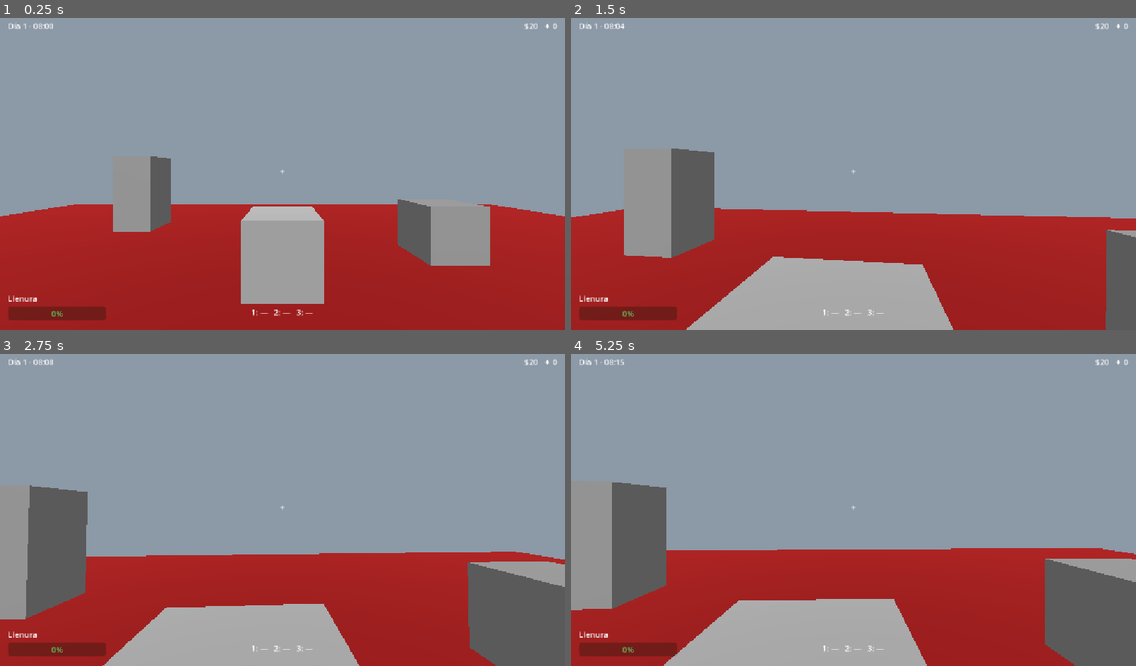
Above: before the commit, frames 1-4 (two rows, left to right).
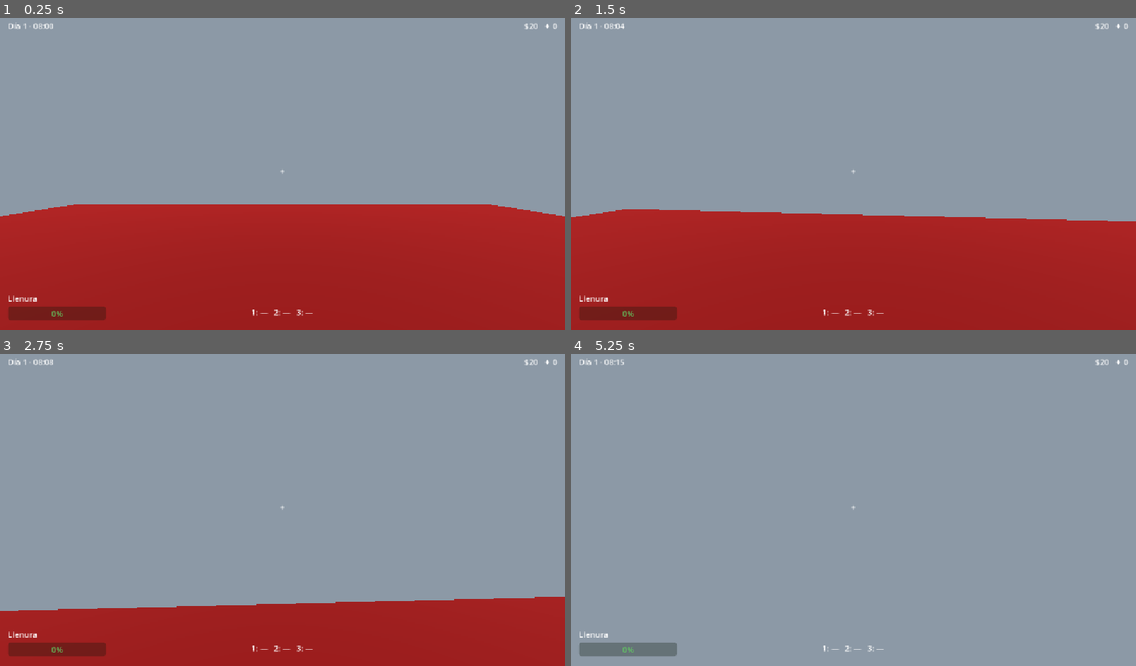
Above: after the commit, the same moments.

Repository: Hykev/game_dev_snacks
Game: Godot game, scene res://scenes/world/test_room.tscn
Two runs of this game, one before a commit and one after it. Both use one fixed random seed, a clock stepped at 60 frames per second and the inputs below.
Inputs (mouse positions are in pixels of both pictures, inside the frame that each line leads up to):
- Up to frame 1 (0.25 s): no input
- Up to frame 2 (1.5 s): tap Enter at 0.5 s; move the mouse to (881, 170) at 0.52 s; hold Space (eat) 0.53-1.28 s; hold W (move_forward) from 0.53 s (still down); tap E (interact) at 0.8, 1.35 s; move the mouse to (825, 174) at 1.27 s
- Up to frame 3 (2.75 s): keep holding W (move_forward); tap Space (eat) at 1.55 s; move the mouse to (293, 500) at 2.02 s; hold Space (eat) from 2.03 s (still down); tap E (interact) at 2.3 s
- Up to frame 4 (5.25 s): keep holding W (move_forward); move the mouse to (847, 513) at 2.77 s; release Space (eat) at 2.78 s; click (847, 513) at 2.85 s; tap Space (eat) at 3.05, 4.55 s; move the mouse to (893, 510) at 3.52 s; hold E (interact) 3.53-4.28 s; move the mouse to (808, 503) at 4.27 s; tap 1 (slot_1) at 4.35 s; move the mouse to (859, 506) at 5.02 s; hold E (interact) from 5.03 s (still down); tap 2 (slot_2) at 5.1 s

The runs differ from the first frame. In frame 1, 8.9% of the frame differs, in the area x 20-87%, y 44-92%; in frame 2, 14%; in frame 3, 27%; in frame 4, 37%, in the area x 0-100%, y 41-100%.

Commit message:
Ajustes: cuarto limpio, lugares fijos al levantarse, digestión lenta y mesa sin límite
- test_room: quita DebugCube y los bloques de prueba; piso con Material
  Override.
- Mesa, baño y cama con Marker3D: el jugador se levanta siempre en el mismo
  lugar, se sienta en el inodoro y despierta junto a la cama (DayCycle).
- Digestión pasiva −1 cada 30 min de juego; dormir ya no vacía la llenura.
- Desmayo: compra absurda al azar en vez de la pizza.
- Mesa sin límite de snacks colocados; el límite de 2 abiertos cuenta solo
  los que están sobre la mesa.
- Baño con el estómago vacío: se queda sentado hasta Q.
- GDD y docs/pendientes.md actualizados.

Co-Authored-By: Claude Opus 5.5 <noreply@anthropic.com>

Diff:
--- a/vending-machine-game/autoload/event_bus.gd
+++ b/vending-machine-game/autoload/event_bus.gd
@@ -87,9 +87,10 @@
 @warning_ignore("unused_signal")
 signal fullness_changed(current: float, maximum: float)
 
-## El inodoro pide que el jugador se siente (modo BAÑO).
+## El inodoro pide que el jugador se siente (modo BAÑO): `sit_point` es
+## dónde queda sentado y `stand_point` dónde queda al levantarse.
 @warning_ignore("unused_signal")
-signal toilet_sit_requested()
+signal toilet_sit_requested(sit_point: Node3D, stand_point: Node3D)
 
 ## El inodoro terminó de vaciar la llenura; el jugador se levanta solo.
 @warning_ignore("unused_signal")
@@ -146,10 +147,16 @@
 
 # --- Jugador y estaciones ---
 
-## La mesa pide que el jugador se siente y le pasa su cámara fija. La mesa
-## no toca al jugador: el jugador decide cómo cambiar de modo.
+## La mesa pide que el jugador se siente y le pasa su cámara fija y el punto
+## donde debe quedar al levantarse. La mesa no toca al jugador: el jugador
+## decide cómo cambiar de modo.
 @warning_ignore("unused_signal")
-signal table_sit_requested(view_camera: Camera3D)
+signal table_sit_requested(view_camera: Camera3D, stand_point: Node3D)
+
+## Pide colocar al jugador en `point` (posición y hacia dónde mira). Lo usa
+## DayCycle para despertar junto a la cama.
+@warning_ignore("unused_signal")
+signal player_place_requested(point: Node3D)
 
 ## El jugador cambió de modo. `mode` es un valor de Player.Mode (WALK,
 ## TABLE, PANEL…). El HUD lo usa para ocultar el punto de mira y la mesa
--- a/vending-machine-game/autoload/game_state.gd
+++ b/vending-machine-game/autoload/game_state.gd
@@ -24,9 +24,10 @@
 const MAX_TABLE_TAZOS := 8
 # Llenura máxima (GDD 5.4). La subirá la mejora «Estómago Elástico».
 const MAX_FULLNESS := 100.0
-# Digestión pasiva: −1 de llenura cada 10 min de juego (GDD 5.4). La
+# Digestión pasiva: −1 de llenura cada 30 min de juego (GDD 5.4), lenta a
+# propósito para dejar margen de mejora. La
 # mejorará «Metabolismo de Colibrí».
-const DIGESTION_PER_GAME_MINUTE := 0.1
+const DIGESTION_PER_GAME_MINUTE := 1.0 / 30.0
 # Parte del efectivo que se pierde al desmayarse a las 02:00 (GDD 4).
 const FAINT_MONEY_LOSS := 0.10
 
@@ -127,13 +128,12 @@
 
 
 ## Empieza el día siguiente: avanza el número de día, reinicia las cifras,
-## repone la máquina (GDD 4: a las 08:00) y vacía el estómago (6 horas de
-## digestión durante la noche).
+## y repone la máquina (GDD 4: a las 08:00). La llenura se conserva: dormir
+## no vacía el estómago (hay que ir al baño).
 func start_next_day() -> void:
 	_day += 1
 	_reset_day_stats()
 	restock_machine()
-	_set_fullness(0.0)
 
 
 ## GDD 4: a las 02:00 se desmaya y pierde el 10 % del efectivo «por la
--- a/vending-machine-game/scenes/eating/eating_station.gd
+++ b/vending-machine-game/scenes/eating/eating_station.gd
@@ -26,9 +26,9 @@
 # Distancia (m) del cursor al centro de una ficha para considerarla señalada.
 # Un poco más que su radio (0.06) para que sea fácil apuntarle.
 const TAZO_PICK_RADIUS := 0.08
-# TEMPORAL: snacks colocados a la vez; cuida el presupuesto de física
-# (~6 cuerpos). Los dos límites los calculará Stats (Mesa Extensible).
-const MAX_SNACKS_ON_TABLE := 4
+# Snacks ABIERTOS a la vez sobre la mesa (GDD 5.3). Los que se cayeron al
+# piso o están en el inventario no cuentan. Lo subirá «Mesa Extensible».
+# No hay límite de snacks colocados: tirarlos de la mesa es parte del chiste.
 const MAX_OPEN_SNACKS := 2
 # Altura (sobre la zona) desde la que caen los snacks al colocarlos.
 const DROP_HEIGHT := 0.35
@@ -37,6 +37,8 @@
 
 @onready var _seat_interactable: Interactable = %SeatInteractable
 @onready var _view_camera: Camera3D = %ViewCamera
+# Dónde queda el jugador al levantarse (siempre el mismo lugar).
+@onready var _stand_point: Marker3D = %StandPoint
 @onready var _grab_controller: GrabController = %GrabController
 @onready var _eat_zone: TableZone = %EatZone
 @onready var _tazo_zone: TableZone = %TazoZone
@@ -117,7 +119,7 @@
 
 
 func _on_seat_interacted(_by: Node) -> void:
-	EventBus.table_sit_requested.emit(_view_camera)
+	EventBus.table_sit_requested.emit(_view_camera, _stand_point)
 
 
 func _on_player_mode_changed(mode: int) -> void:
@@ -221,12 +223,9 @@
 
 
 ## Saca un snack del espacio `slot_index` y lo suelta en la zona de comer.
-## Primero revisa que haya lugar en la mesa (y, si viene abierto, que no se
-## pase el límite de abiertos), para no sacarlo del inventario y luego no
-## poder ponerlo.
+## Si viene abierto, primero revisa el límite de abiertos en la mesa, para
+## no sacarlo del inventario y luego no poder ponerlo.
 func _place_snack_from_slot(slot_index: int) -> void:
-	if _snacks_root.get_child_count() >= MAX_SNACKS_ON_TABLE:
-		return
 	if GameState.is_slot_opened(slot_index) and _get_open_snacks().size() >= MAX_OPEN_SNACKS:
 		return
 	var taken := GameState.take_snack(slot_index)
@@ -261,13 +260,16 @@
 	return null
 
 
+## Snacks abiertos que están SOBRE la mesa (los del piso no cuentan para
+## el límite de abiertos).
 func _get_open_snacks() -> Array[SnackBody]:
 	var result: Array[SnackBody] = []
 	for child in _snacks_root.get_children():
 		var body := child as SnackBody
 		# queue_free() borra al final del frame: un snack recién terminado
 		# sigue en el árbol unos instantes y no debe contar como abierto.
-		if body != null and body.is_open and not body.is_queued_for_deletion():
+		if body != null and body.is_open and body.is_on_table \
+				and not body.is_queued_for_deletion():
 			result.append(body)
 	return result
 
--- a/vending-machine-game/scenes/eating/eating_station.tscn
+++ b/vending-machine-game/scenes/eating/eating_station.tscn
@@ -87,6 +87,10 @@
 [node name="Snacks" type="Node3D" parent="."]
 unique_name_in_owner = true
 
+[node name="StandPoint" type="Marker3D" parent="."]
+unique_name_in_owner = true
+transform = Transform3D(1, 0, 0, 0, 1, 0, 0, 0, 1, 0, 0, 1.55)
+
 [node name="TableSurface" type="Area3D" parent="."]
 unique_name_in_owner = true
 transform = Transform3D(1, 0, 0, 0, 1, 0, 0, 0, 1, 0, 1.1, 0)
--- a/vending-machine-game/scenes/eating/snack_body.gd
+++ b/vending-machine-game/scenes/eating/snack_body.gd
@@ -20,6 +20,9 @@
 var snack: SnackData
 var is_open := false
 var bites_left := 0
+## ¿Está sobre la mesa? Nace ahí (cae desde arriba de la zona de comer); la
+## mesa lo actualiza cuando sale o entra de su superficie.
+var is_on_table := true
 
 @onready var _mesh: MeshInstance3D = $MeshInstance3D
 @onready var _label: Label3D = $Label3D
@@ -63,6 +66,7 @@
 ## La mesa avisa si el snack está sobre ella. Fuera de la mesa se puede
 ## recoger caminando.
 func set_on_table(on_table: bool) -> void:
+	is_on_table = on_table
 	_pickup_interactable.enabled = not on_table
 
 
--- a/vending-machine-game/scenes/player/player.gd
+++ b/vending-machine-game/scenes/player/player.gd
@@ -66,6 +66,10 @@
 # Altura de la cabeza de pie (la de la escena) y animación en curso.
 var _standing_head_height := 0.0
 var _head_tween: Tween
+# Dónde queda el jugador al levantarse de la mesa o del baño (lo da cada
+# mueble). Así siempre se levanta en el mismo lugar, sin importar por dónde
+# llegó. null si no está sentado.
+var _stand_point: Node3D = null
 
 
 func _ready() -> void:
@@ -75,11 +79,29 @@
 	_standing_head_height = _head.position.y
 	EventBus.modal_ui_changed.connect(_on_modal_ui_changed)
 	EventBus.table_sit_requested.connect(_on_table_sit_requested)
-	EventBus.toilet_sit_requested.connect(_set_mode.bind(Mode.BATHROOM))
+	EventBus.toilet_sit_requested.connect(_on_toilet_sit_requested)
 	EventBus.toilet_finished.connect(_on_toilet_finished)
 	EventBus.fullness_changed.connect(_on_fullness_changed)
 	EventBus.sleepy_changed.connect(_on_sleepy_changed)
+	EventBus.player_place_requested.connect(_place_at)
 	_set_mode(Mode.WALK)
+
+
+## Coloca al jugador en `point`: misma posición, mirando hacia donde mira el
+## punto (su -Z), con la cabeza derecha y sin velocidad.
+func _place_at(point: Node3D) -> void:
+	global_position = point.global_position
+	rotation = Vector3(0.0, point.global_rotation.y, 0.0)
+	_head.rotation.x = 0.0
+	velocity = Vector3.ZERO
+
+
+## El inodoro pidió sentarse: se coloca en su asiento y recuerda dónde
+## levantarse.
+func _on_toilet_sit_requested(sit_point: Node3D, stand_point: Node3D) -> void:
+	_stand_point = stand_point
+	_place_at(sit_point)
+	_set_mode(Mode.BATHROOM)
 
 
 func _on_sleepy_changed(is_sleepy: bool) -> void:
@@ -104,6 +126,10 @@
 		Mode.WALK:
 			_camera.make_current()
 			Input.mouse_mode = Input.MOUSE_MODE_CAPTURED
+			# Si venía de estar sentado, se levanta en el lugar fijo del mueble.
+			if _stand_point != null:
+				_place_at(_stand_point)
+				_stand_point = null
 		Mode.TABLE:
 			view_camera.make_current()
 			Input.mouse_mode = Input.MOUSE_MODE_VISIBLE
@@ -139,8 +165,10 @@
 	_set_mode(Mode.PANEL if is_open else Mode.WALK)
 
 
-## Una estación (la mesa) pidió que el jugador se siente y le pasó su cámara.
-func _on_table_sit_requested(view_camera: Camera3D) -> void:
+## Una estación (la mesa) pidió que el jugador se siente y le pasó su cámara
+## y el punto donde levantarse.
+func _on_table_sit_requested(view_camera: Camera3D, stand_point: Node3D) -> void:
+	_stand_point = stand_point
 	_set_mode(Mode.TABLE, view_camera)
 
 
--- a/vending-machine-game/scenes/ui/day/day_screens.gd
+++ b/vending-machine-game/scenes/ui/day/day_screens.gd
@@ -8,6 +8,23 @@
 ##
 ## El resumen será un «recibo de tienda» con sonido de impresora (GDD 11);
 ## por ahora es texto simple.
+
+## Compras absurdas que el protagonista hace dormido al desmayarse (GDD 4).
+## Se elige una al azar para el resumen. Pasan por tr() al mostrarse.
+const FAINT_PURCHASES: Array[String] = [
+	"Una lámpara de lava con forma de pato",
+	"12 calcetines izquierdos",
+	"Un curso en línea de cómo despertar temprano",
+	"Una pizza de piña con extra piña",
+	"Una alfombra que dice «Bienvenido» en klingon",
+	"Un cojín con la cara del jefe",
+	"Una suscripción anual a «Snacks del Mes»",
+	"Unas pantuflas con luces LED",
+	"Un dron que no vuela",
+	"Una figura de acción de Lic. Cobrano",
+	"Un kit para criar hormigas (sin hormigas)",
+	"Una chamarra de cuero de unicornio sintético",
+]
 
 @onready var _confirm_panel: Control = %ConfirmPanel
 @onready var _confirm_label: Label = %ConfirmLabel
@@ -54,7 +71,9 @@
 	lines.append(tr("Ganado: $%d") % summary["money_earned"])
 	lines.append(tr("Gastado: $%d") % summary["money_spent"])
 	if summary["money_lost"] > 0:
-		lines.append(tr("Pizza pedida dormido: −$%d") % summary["money_lost"])
+		var purchase: String = FAINT_PURCHASES.pick_random()
+		lines.append(tr("Compraste dormido: %s") % tr(purchase))
+		lines.append(tr("  −$%d") % summary["money_lost"])
 	_summary_label.text = "\n".join(lines)
 	_summary_panel.show()
 	EventBus.modal_ui_changed.emit(true)
--- a/vending-machine-game/scenes/world/day_cycle.gd
+++ b/vending-machine-game/scenes/world/day_cycle.gd
@@ -13,6 +13,10 @@
 
 ## Antes de esta hora, dormir pide confirmación (GDD 9: cama).
 const CONFIRM_BEFORE_MINUTE := 22 * 60
+
+## Dónde despierta el jugador cada mañana (junto a la cama), también
+## después de desmayarse.
+@export var wake_point: Node3D
 
 
 func _ready() -> void:
@@ -44,4 +48,6 @@
 func _on_day_summary_closed() -> void:
 	GameState.start_next_day()
 	TimeManager.start_day()
+	if wake_point != null:
+		EventBus.player_place_requested.emit(wake_point)
 	EventBus.day_started.emit(GameState.day)
--- a/vending-machine-game/scenes/world/interactables/bed.tscn
+++ b/vending-machine-game/scenes/world/interactables/bed.tscn
@@ -37,3 +37,6 @@
 
 [node name="CollisionShape3D" type="CollisionShape3D" parent="Interactable"]
 shape = SubResource("BoxShape3D_interact")
+
+[node name="WakePoint" type="Marker3D" parent="."]
+transform = Transform3D(0, 0, 1, 0, 1, 0, -1, 0, 0, -1, 0, 0)
--- a/vending-machine-game/scenes/world/interactables/debug_interact_cube.gd
+++ /dev/null
@@ -1,28 +0,0 @@
-extends StaticBody3D
-## TEMPORAL, solo para probar el componente Interactable en test_room.
-## Ejemplo del patrón que usarán la máquina, la cama, etc.: el objeto
-## escucha la señal `interacted` de su hijo Interactable y decide qué hacer.
-
-# Colores entre los que alterna el cubo cada vez que se usa.
-const COLOR_A := Color(0.6, 0.6, 0.6)
-const COLOR_B := Color(0.9, 0.75, 0.2)
-
-@onready var _interactable: Interactable = $Interactable
-@onready var _mesh: MeshInstance3D = $MeshInstance3D
-
-# Material propio creado aquí (no con load()) para poder cambiarle el color
-# sin afectar a otros cubos que comparten la misma malla.
-var _material := StandardMaterial3D.new()
-var _toggled := false
-
-
-func _ready() -> void:
-	_material.albedo_color = COLOR_A
-	_mesh.material_override = _material
-	_interactable.interacted.connect(_on_interacted)
-
-
-func _on_interacted(by: Node) -> void:
-	_toggled = not _toggled
-	_material.albedo_color = COLOR_B if _toggled else COLOR_A
-	print("Interactable usado por %s" % by.name)
--- a/vending-machine-game/scenes/world/interactables/toilet.gd
+++ b/vending-machine-game/scenes/world/interactables/toilet.gd
@@ -11,6 +11,9 @@
 @export var full_empty_duration: float = 15.0
 
 @onready var _interactable: Interactable = $Interactable
+# Dónde queda el jugador sentado y dónde al levantarse (puntos fijos).
+@onready var _sit_point: Marker3D = $SitPoint
+@onready var _stand_point: Marker3D = $StandPoint
 
 # true entre que se pidió sentarse y que el jugador entró al modo BAÑO.
 var _waiting_for_player := false
@@ -25,15 +28,15 @@
 
 func _on_interacted(_by: Node) -> void:
 	_waiting_for_player = true
-	EventBus.toilet_sit_requested.emit()
+	EventBus.toilet_sit_requested.emit(_sit_point, _stand_point)
 
 
 func _on_player_mode_changed(mode: int) -> void:
 	if mode == Player.Mode.BATHROOM and _waiting_for_player:
 		_waiting_for_player = false
-		set_process(true)
-		if is_zero_approx(GameState.fullness):
-			_finish()
+		# Con el estómago vacío no hay nada que vaciar: se queda sentado
+		# hasta que el jugador se levante con Q (no lo levanta al instante).
+		set_process(not is_zero_approx(GameState.fullness))
 	elif mode != Player.Mode.BATHROOM:
 		# Se levantó (o nunca se sentó): dejar de vaciar.
 		_waiting_for_player = false
--- a/vending-machine-game/scenes/world/interactables/toilet.tscn
+++ b/vending-machine-game/scenes/world/interactables/toilet.tscn
@@ -37,3 +37,9 @@
 
 [node name="CollisionShape3D" type="CollisionShape3D" parent="Interactable"]
 shape = SubResource("BoxShape3D_interact")
+
+[node name="SitPoint" type="Marker3D" parent="."]
+transform = Transform3D(-1, 0, 0, 0, 1, 0, 0, 0, -1, 0, 0, 0.7)
+
+[node name="StandPoint" type="Marker3D" parent="."]
+transform = Transform3D(-1, 0, 0, 0, 1, 0, 0, 0, -1, 0, 0, 1.2)
--- a/vending-machine-game/scenes/world/test_room.tscn
+++ b/vending-machine-game/scenes/world/test_room.tscn
@@ -2,8 +2,6 @@
 
 [ext_resource type="PackedScene" path="res://scenes/player/player.tscn" id="1_player"]
 [ext_resource type="PackedScene" path="res://scenes/ui/hud/hud.tscn" id="2_hud"]
-[ext_resource type="Script" uid="uid://bixt56p22aq3p" path="res://scenes/world/interactables/debug_interact_cube.gd" id="3_debug_cube"]
-[ext_resource type="Script" uid="uid://ddhupav2nq455" path="res://scenes/world/interactables/interactable.gd" id="4_interactable"]
 [ext_resource type="PackedScene" path="res://scenes/world/interactables/vending_machine.tscn" id="5_machine"]
 [ext_resource type="PackedScene" path="res://scenes/ui/vending/vending_panel.tscn" id="6_vending_panel"]
 [ext_resource type="PackedScene" path="res://scenes/eating/eating_station.tscn" id="7_station"]
@@ -29,13 +27,6 @@
 [sub_resource type="BoxShape3D" id="BoxShape3D_floor"]
 size = Vector3(20, 0.2, 20)
 
-[sub_resource type="BoxMesh" id="BoxMesh_cube"]
-
-[sub_resource type="BoxShape3D" id="BoxShape3D_cube"]
-
-[sub_resource type="BoxShape3D" id="BoxShape3D_interact"]
-size = Vector3(1.1, 1.1, 1.1)
-
 [node name="TestRoom" type="Node3D" unique_id=1558570043]
 
 [node name="WorldEnvironment" type="WorldEnvironment" parent="." unique_id=1500373966]
@@ -48,46 +39,11 @@
 transform = Transform3D(1, 0, 0, 0, 1, 0, 0, 0, 1, 0, -0.1, 0)
 
 [node name="MeshInstance3D" type="MeshInstance3D" parent="Floor" unique_id=1818178986]
-material_overlay = SubResource("StandardMaterial3D_5cmiw")
+material_override = SubResource("StandardMaterial3D_5cmiw")
 mesh = SubResource("BoxMesh_floor")
 
 [node name="CollisionShape3D" type="CollisionShape3D" parent="Floor" unique_id=2129548279]
 shape = SubResource("BoxShape3D_floor")
-
-[node name="CubeA" type="StaticBody3D" parent="." unique_id=325695123]
-transform = Transform3D(1, 0, 0, 0, 1, 0, 0, 0, 1, 3, 0.5, -4)
-
-[node name="MeshInstance3D" type="MeshInstance3D" parent="CubeA" unique_id=664403398]
-mesh = SubResource("BoxMesh_cube")
-
-[node name="CollisionShape3D" type="CollisionShape3D" parent="CubeA" unique_id=1973284993]
-shape = SubResource("BoxShape3D_cube")
-
-[node name="CubeB" type="StaticBody3D" parent="." unique_id=929028456]
-transform = Transform3D(1, 0, 0, 0, 2, 0, 0, 0, 1, -4, 1, -6)
-
-[node name="MeshInstance3D" type="MeshInstance3D" parent="CubeB" unique_id=751315855]
-mesh = SubResource("BoxMesh_cube")
-
-[node name="CollisionShape3D" type="CollisionShape3D" parent="CubeB" unique_id=761120835]
-shape = SubResource("BoxShape3D_cube")
-
-[node name="DebugCube" type="StaticBody3D" parent="." unique_id=2131680498]
-transform = Transform3D(1, 0, 0, 0, 1, 0, 0, 0, 1, 0, 0.5, -3)
-script = ExtResource("3_debug_cube")
-
-[node name="MeshInstance3D" type="MeshInstance3D" parent="DebugCube" unique_id=279607975]
-mesh = SubResource("BoxMesh_cube")
-
-[node name="CollisionShape3D" type="CollisionShape3D" parent="DebugCube" unique_id=669301819]
-shape = SubResource("BoxShape3D_cube")
-
-[node name="Interactable" type="Area3D" parent="DebugCube" unique_id=1520793660]
-script = ExtResource("4_interactable")
-prompt_text = "Probar"
-
-[node name="CollisionShape3D" type="CollisionShape3D" parent="DebugCube/Interactable" unique_id=105879567]
-shape = SubResource("BoxShape3D_interact")
 
 [node name="Player" parent="." unique_id=552234118 instance=ExtResource("1_player")]
 
@@ -97,19 +53,20 @@
 [node name="EatingStation" parent="." unique_id=947374215 instance=ExtResource("7_station")]
 transform = Transform3D(-1, 0, 0, 0, 1, 0, 0, 0, -1, 1, 0, 4)
 
+[node name="Toilet" parent="." instance=ExtResource("9_toilet")]
+transform = Transform3D(1, 0, 0, 0, 1, 0, 0, 0, 1, -6, 0, 6)
+
+[node name="Bed" parent="." instance=ExtResource("10_bed")]
+transform = Transform3D(1, 0, 0, 0, 1, 0, 0, 0, 1, 7, 0, 6)
+
+[node name="DayCycle" type="Node" parent="." node_paths=PackedStringArray("wake_point")]
+script = ExtResource("12_day_cycle")
+wake_point = NodePath("../Bed/WakePoint")
+
 [node name="HUD" parent="." unique_id=414677038 instance=ExtResource("2_hud")]
 
 [node name="VendingPanel" parent="." unique_id=1919004749 instance=ExtResource("6_vending_panel")]
 
 [node name="TazoCard" parent="." instance=ExtResource("8_tazo_card")]
 
-[node name="Toilet" parent="." instance=ExtResource("9_toilet")]
-transform = Transform3D(1, 0, 0, 0, 1, 0, 0, 0, 1, -6, 0, 6)
-
-[node name="Bed" parent="." instance=ExtResource("10_bed")]
-transform = Transform3D(1, 0, 0, 0, 1, 0, 0, 0, 1, 7, 0, 6)
-
-[node name="DayCycle" type="Node" parent="."]
-script = ExtResource("12_day_cycle")
-
 [node name="DayScreens" parent="." instance=ExtResource("11_day_screens")]
Not shown, removed: vending-machine-game/scenes/world/interactables/debug_interact_cube.gd.uid
Not shown, changed: docs/GDD.md
Not shown, changed: docs/pendientes.md
